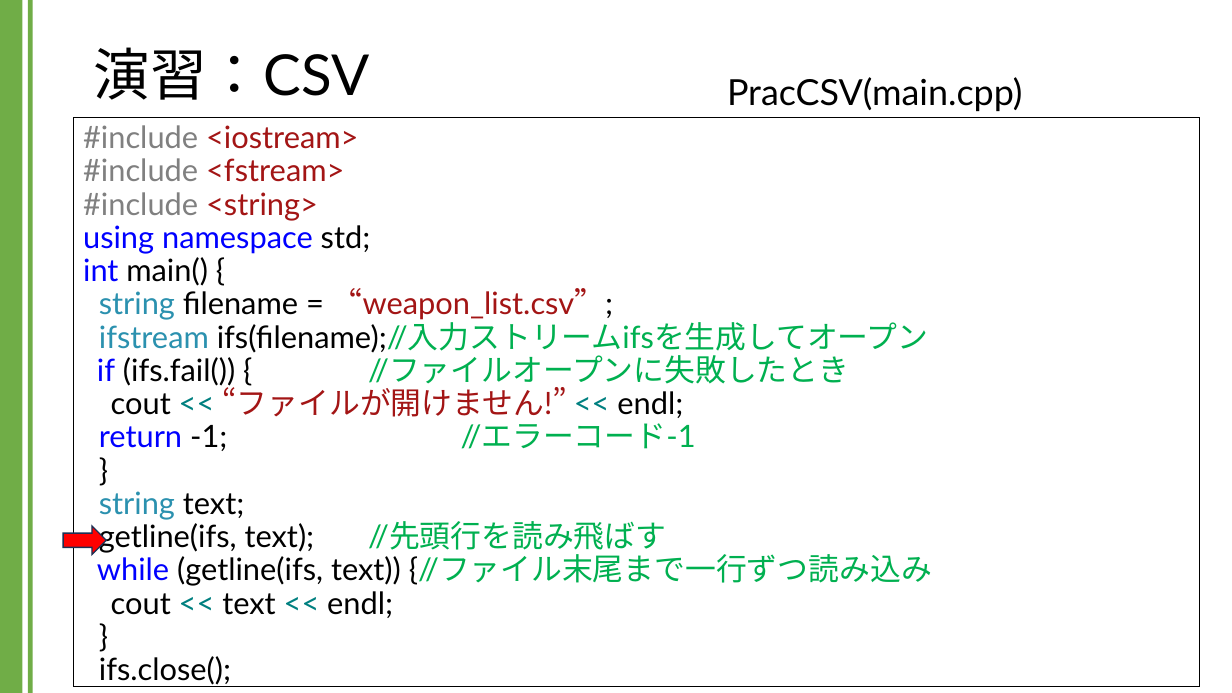
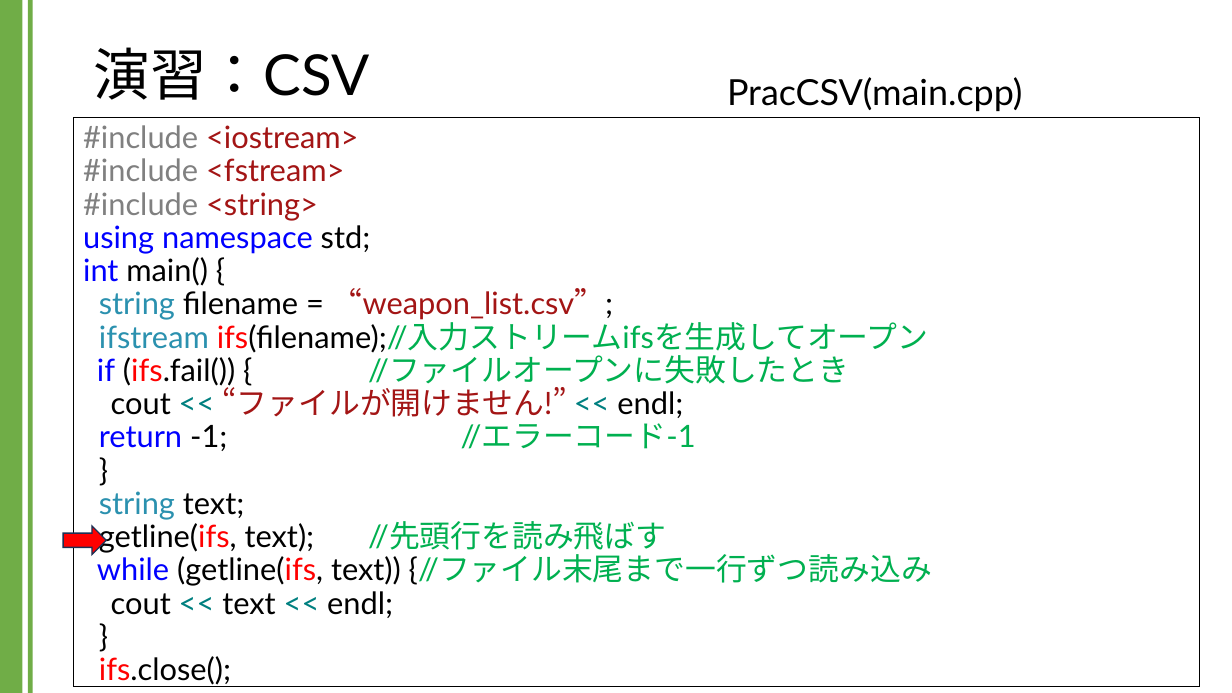
Before and after one commit to kic-murata/cpp2024, a slide deck: slide 6 of 授業資料/演習課題：CSV.pptx. Drawn at 1232x693 pixels with LibreOffice and Linux fonts; fonts in the diff are those of the drawing. Boxes give left, top, right and bottom in pixels: in the first picture for what was removed or moved away, otherwise in the second. Text is boxed around its words. In the diff, an @@ line names an element or a change of style, - is before the commit and + after.

```diff
--- a/授業資料/演習課題：CSV.pptx
+++ b/授業資料/演習課題：CSV.pptx
@@ text "#include <iostream> #include <fstream> #include ..." at [74,117,1200,686]: text colour #000000 to #FF0000 in "ifs(filename);//入力ストリームifsを生成してオープン (ifs.fail()) getline(ifs ..." @@
```
Also in this commit, not shown: 4 other slides changed, 4 slides added, 1 other file.
